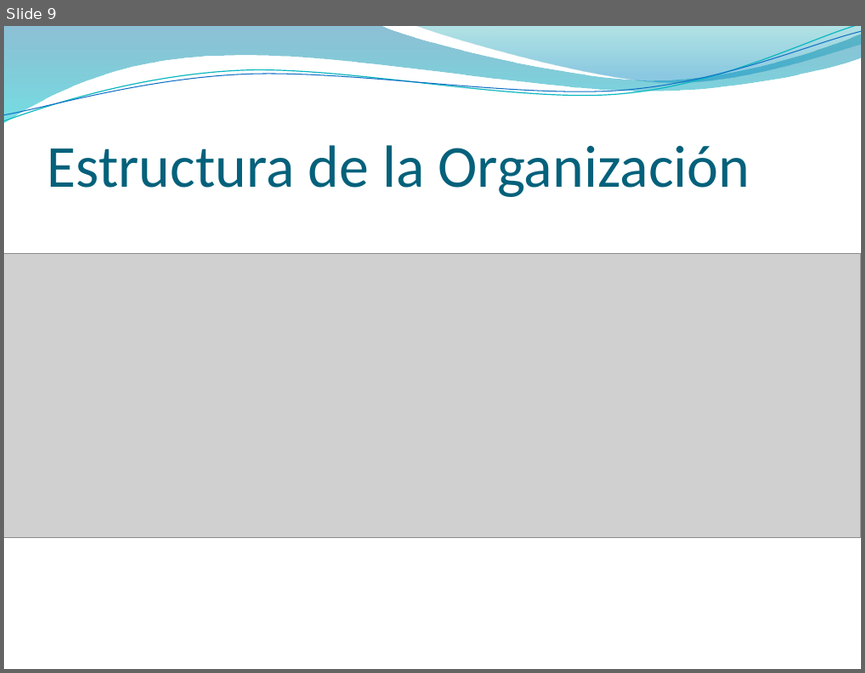
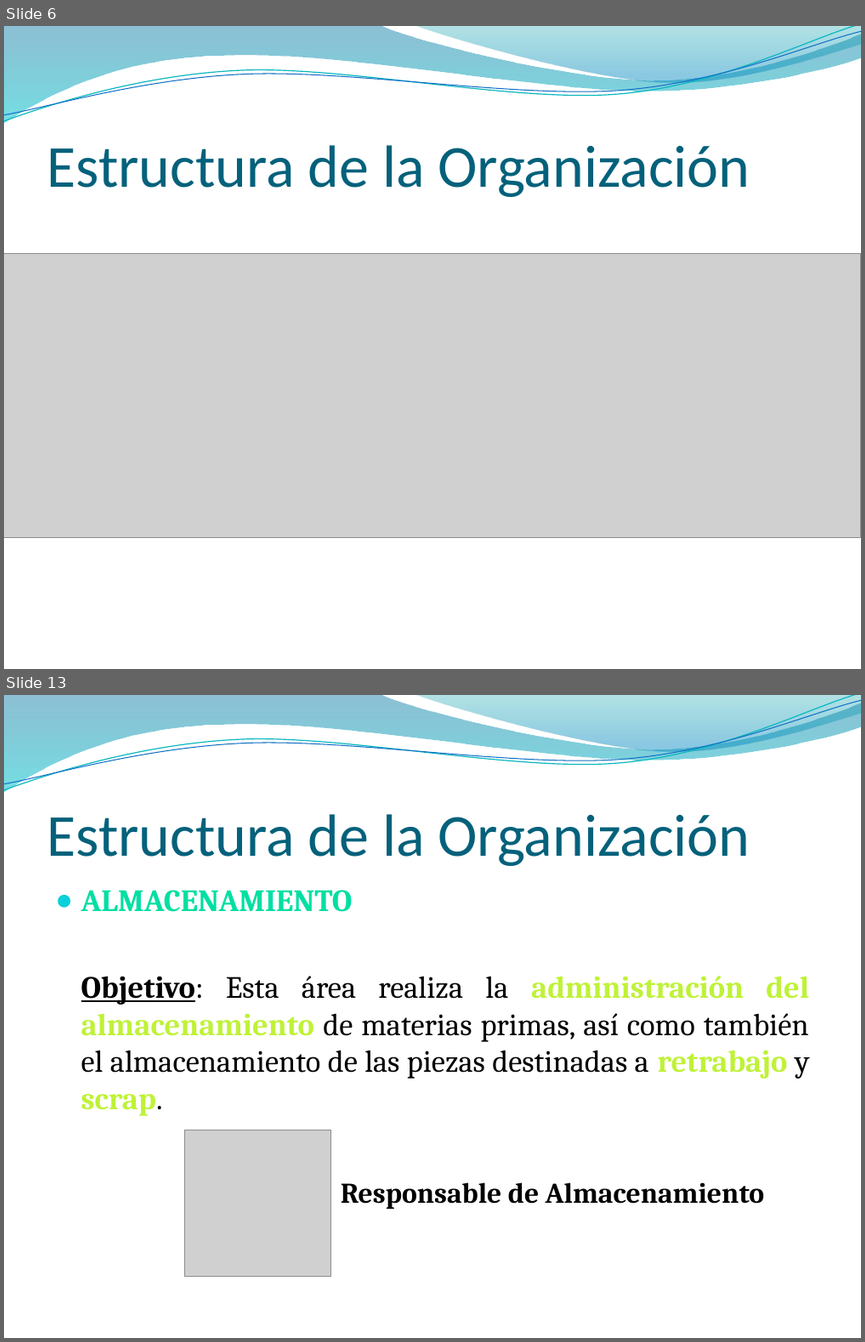
Before and after one commit to NinoMolina/metalurgica, a slide deck: 04_presentaciones/01_InfPreliminar_ModeloNegocio.pptx. Shown one above the other, each under a label of ours: slide 9 before the commit, slides 6 and 13 after it; the slides between them are not shown. The pictures are 865x673 and 865x1342 pixels, drawn with LibreOffice and Linux fonts; fonts in the diff are those of the drawing; grey boxes stand for pictures; background and template pictures are left out. Boxes give left, top, right and bottom in pixels: in the first picture for what was removed or moved away, otherwise in the second. Text is boxed around its words. In the diff, an @@ line names an element or a change of style, - is before the commit and + after.

```diff
--- a/04_presentaciones/01_InfPreliminar_ModeloNegocio.pptx
+++ b/04_presentaciones/01_InfPreliminar_ModeloNegocio.pptx
@@ slide 13 added at (x1=4, y1=695, x2=861, y2=1338), background picture (left out); not listed: 4 template elements that a slide beside it also shows @@
@@ title added at (x1=46, y1=814, x2=749, y2=866), 50 pt, text #04617B @@
+Estructura de la Organización
@@ text added at (x1=81, y1=890, x2=810, y2=1116), 26 pt, text #000000 @@
+● ALMACENAMIENTO
+Objetivo: Esta área realiza la administración del almacenamiento de materias primas, así como también el almacenamiento de las piezas destinadas a retrabajo y scrap.
@@ picture added at (x1=185, y1=1130, x2=330, y2=1276) @@
@@ text added at (x1=341, y1=1182, x2=764, y2=1208), 24 pt, text #000000, bold @@
+Responsable de Almacenamiento
@@ what was slide 9 is now slide 6 @@
```
Also in this commit, not shown: 4 slides changed, 28 other slides added, 10 slides removed.
